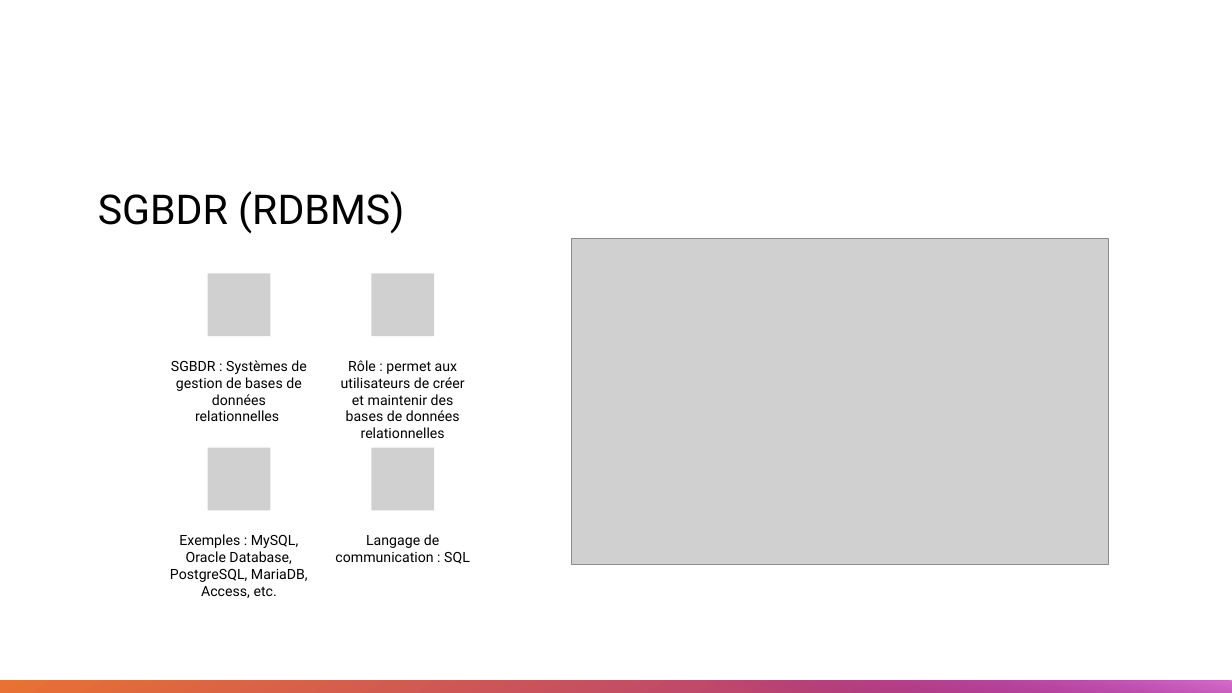
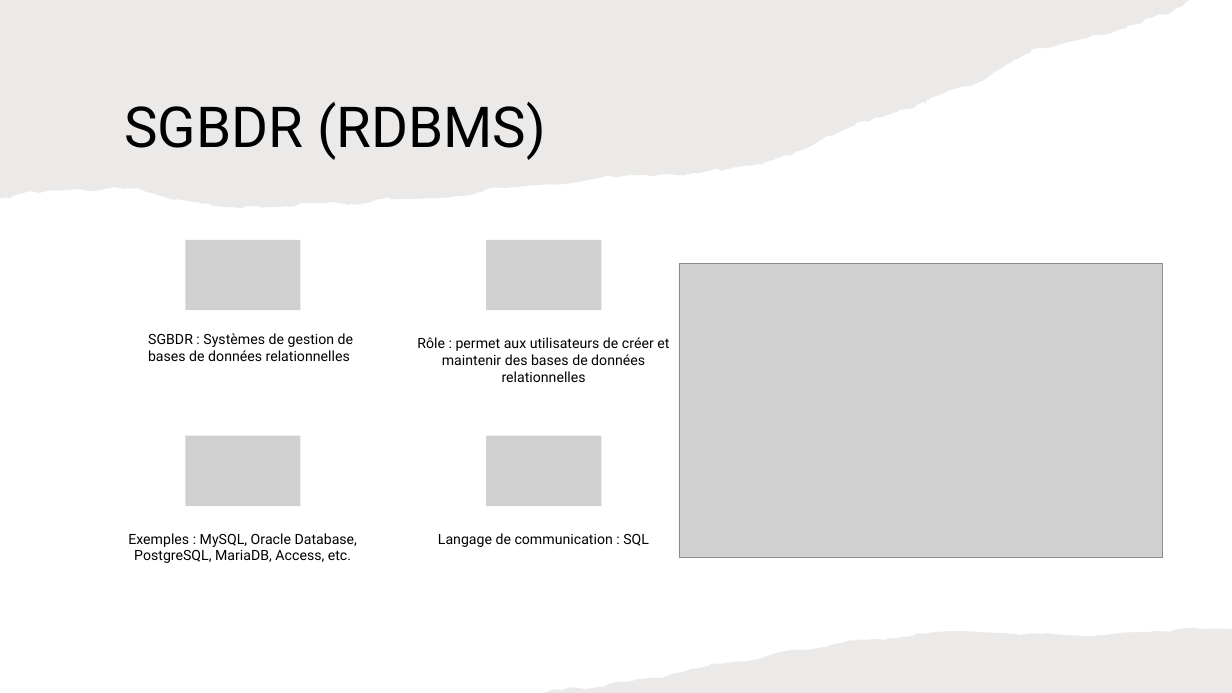
Before and after one commit to LeCoinStat/LeCoinStat, a slide deck: slide 13 of Bien_Debuter_SQL/Jour1/Bases_SQL_Guide_Pour_Bien_Démarrer.pptx. Drawn at 1232x693 pixels with LibreOffice and Linux fonts; fonts in the diff are those of the drawing; grey boxes stand for pictures. Boxes give left, top, right and bottom in pixels: in the first picture for what was removed or moved away, otherwise in the second. Text is boxed around its words. In the diff, an @@ line names an element or a change of style, - is before the commit and + after.

```diff
--- a/Bien_Debuter_SQL/Jour1/Bases_SQL_Guide_Pour_Bien_Démarrer.pptx
+++ b/Bien_Debuter_SQL/Jour1/Bases_SQL_Guide_Pour_Bien_Démarrer.pptx
@@ freeform shape added at (x1=0, y1=0, x2=1189, y2=208), fill #82766A at 15% opacity @@
@@ title "SGBDR (RDBMS)" moved from (x1=98, y1=191, x2=404, y2=233) to (x1=124, y1=102, x2=546, y2=160) @@
@@ title "SGBDR (RDBMS)" at (x1=124, y1=102, x2=546, y2=160): size 32 to 44 pt; vertical alignment bottom to middle @@
@@ picture resized from (x1=571, y1=238, x2=1109, y2=565) to (x1=679, y1=263, x2=1164, y2=557) @@
@@ free "SGBDR : Systèmes de gestion ..." resized from (x1=171, y1=360, x2=306, y2=421) to (x1=143, y1=330, x2=359, y2=393) @@
@@ free "Rôle : permet aux utilisateurs ..." resized from (x1=341, y1=360, x2=465, y2=421) to (x1=416, y1=334, x2=672, y2=396) @@
@@ group removed at (x1=208, y1=274, x2=434, y2=510): 4 pictures @@
@@ group added at (x1=186, y1=240, x2=602, y2=506): 4 pictures @@
@@ free "Exemples : MySQL, Oracle Database, ..." resized from (x1=170, y1=534, x2=308, y2=598) to (x1=115, y1=530, x2=371, y2=592) @@
@@ free "Langage de communication : SQL" resized from (x1=335, y1=534, x2=470, y2=564) to (x1=416, y1=530, x2=672, y2=592) @@
@@ freeform shape added at (x1=544, y1=628, x2=1232, y2=693), fill #82766A at 15% opacity @@
@@ rectangle removed at (x1=0, y1=681, x2=1232, y2=693) @@
@@ rectangle removed at (x1=634, y1=681, x2=1232, y2=693) @@
```
Also in this commit, not shown: 11 other slides changed, 7 slides added, 1 slide removed, 1 other file.
